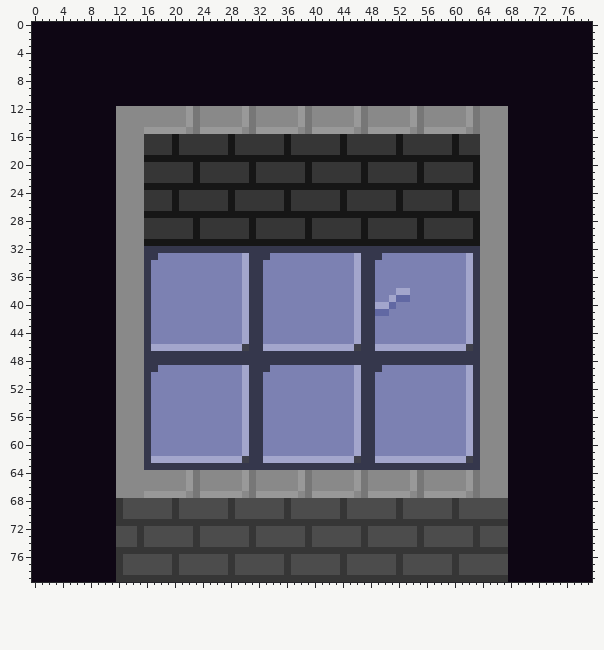
Two versions of one sprite sheet, sprites/spr_t_wall_tiles/da49478d-c6ee-4c92-b6eb-a3c43b4b2533.png. Above: the version before the commit.
The file is 80x80 pixels. Colours within 5 levels of each other are drawn and written as one.
New version:
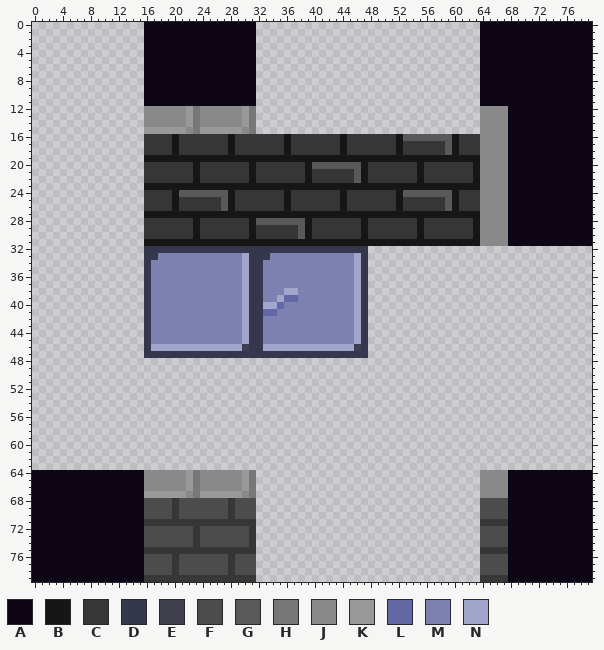
Palette (. is transparent): A #0e0614  B #161616  C #363636  D #35374c  E #3f404b  F #4c4c4c  G #595959  H #777777  J #898989  K #999999  L #6168a3  M #7c81b2  N #a3a6cc
The exact change:
The author changed colour C to colour A in rows 68 to 70 at x 12; in row 71 at x 12 to 15; in rows 72 to 74 at x 15; in row 75 at x 12 to 15; in rows 76 to 78 at x 12; in row 79 at x 12 to 15.
The author changed colour F to colour A in rows 68 to 70 at x 13 to 15; in rows 72 to 74 at x 12 to 14; in rows 76 to 78 at x 13 to 15.
The author changed colour J to colour A in rows 64 to 67 at x 12 to 15.
The author changed colour C to colour G in row 16 at x 53 to 59; in rows 17 to 18 at x 59; in row 20 at x 40 to 46; in rows 21 to 22 at x 46; in row 24 at x 21 to 27 and 53 to 59; in rows 25 to 26 at x 27 and 59.
The author changed colour C to colour G in row 28 at x 32 to 38; in rows 29 to 30 at x 38.
The author changed colour M to colour L in row 39 at x 36 to 37; in row 40 at x 35; in row 41 at x 33 to 34.
The author changed colour M to colour N in row 38 at x 36 to 37; in row 39 at x 35; in row 40 at x 33 to 34.
Colour A is gone in rows 0 to 11 at x 0 to 15 and 32 to 63; in rows 12 to 31 at x 0 to 11; in rows 32 to 63 at x 0 to 11 and 68 to 79.
Colour C is gone in rows 68 to 70 at x 36, 44, 52 and 60; in row 71 at x 32 to 63; in rows 72 to 74 at x 39, 47, 55 and 63; in row 75 at x 32 to 63; in rows 76 to 78 at x 36, 44, 52 and 60; in row 79 at x 32 to 63.
Colour D is gone in row 32 at x 48 to 63; in row 33 at x 48 to 49 and 63; in rows 34 to 46 at x 48 and 63; in row 47 at x 48 to 63; in row 48 at x 16 to 63; in row 49 at x 16 to 17, 31 to 33, 47 to 49 and 63.
Colour D is gone in rows 50 to 62 at x 16, 31 to 32, 47 to 48 and 63; in row 63 at x 16 to 63.
Colour E is gone in row 46 at x 62; in row 62 at x 30, 46 and 62.
Colour F is gone in rows 68 to 70 at x 32 to 35, 37 to 43, 45 to 51, 53 to 59 and 61 to 63; in rows 72 to 74 at x 32 to 38, 40 to 46, 48 to 54 and 56 to 62; in rows 76 to 78 at x 32 to 35, 37 to 43, 45 to 51, 53 to 59 and 61 to 63.
Colour H is gone in rows 12 to 15 at x 39, 47, 55 and 63; in rows 64 to 67 at x 39, 47, 55 and 63.
Colour J is gone in rows 12 to 14 at x 12 to 15, 32 to 37, 40 to 45, 48 to 53 and 56 to 61; in row 15 at x 12 to 15, 38, 46, 54 and 62; in rows 16 to 31 at x 12 to 15; in rows 32 to 63 at x 12 to 15 and 64 to 67; in rows 64 to 66 at x 32 to 37, 40 to 45, 48 to 53 and 56 to 61; in row 67 at x 38, 46, 54 and 62.
Colour K is gone in rows 12 to 14 at x 38, 46, 54 and 62; in row 15 at x 32 to 37, 40 to 45, 48 to 53 and 56 to 61; in rows 64 to 66 at x 38, 46, 54 and 62; in row 67 at x 32 to 37, 40 to 45, 48 to 53 and 56 to 61.
Colour L is gone in row 39 at x 52 to 53; in row 40 at x 51; in row 41 at x 49 to 50.
Colour M is gone in row 33 at x 50 to 61; in rows 34 to 37 at x 49 to 61; in row 38 at x 49 to 51 and 54 to 61; in row 39 at x 49 to 50 and 54 to 61; in row 40 at x 52 to 61; in row 41 at x 51 to 61.
Colour M is gone in rows 42 to 45 at x 49 to 61; in row 49 at x 18 to 29, 34 to 45 and 50 to 61; in rows 50 to 61 at x 17 to 29, 33 to 45 and 49 to 61.
Colour N is gone in rows 33 to 37 at x 62; in row 38 at x 52 to 53 and 62; in row 39 at x 51 and 62; in row 40 at x 49 to 50 and 62; in rows 41 to 45 at x 62; in row 46 at x 49 to 61.
Colour N is gone in rows 49 to 61 at x 30, 46 and 62; in row 62 at x 17 to 29, 33 to 45 and 49 to 61.
Boxes around the changes in both pictures, in picture pixels (x1, y1, x2, y2):
changed: (32, 22, 592, 582)
